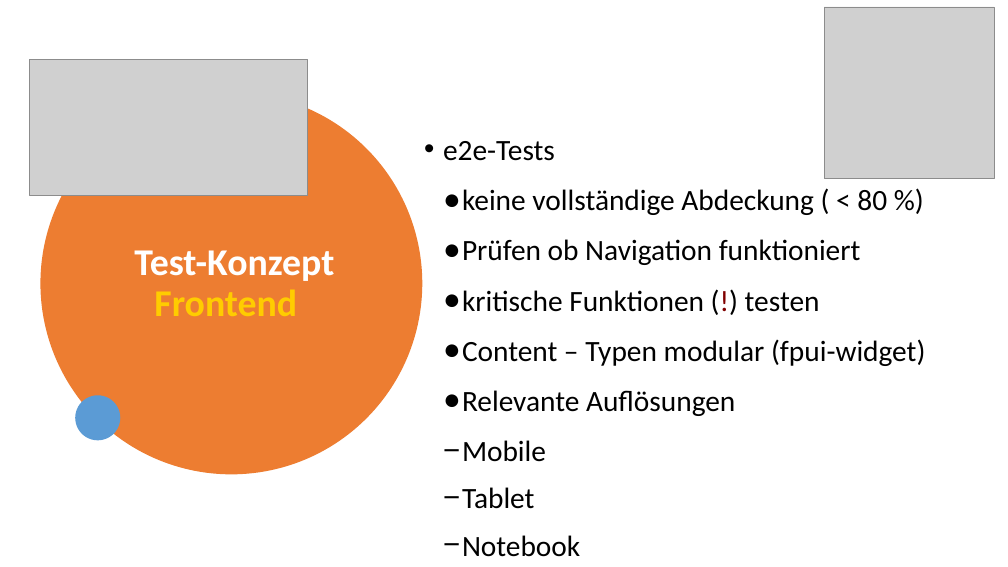
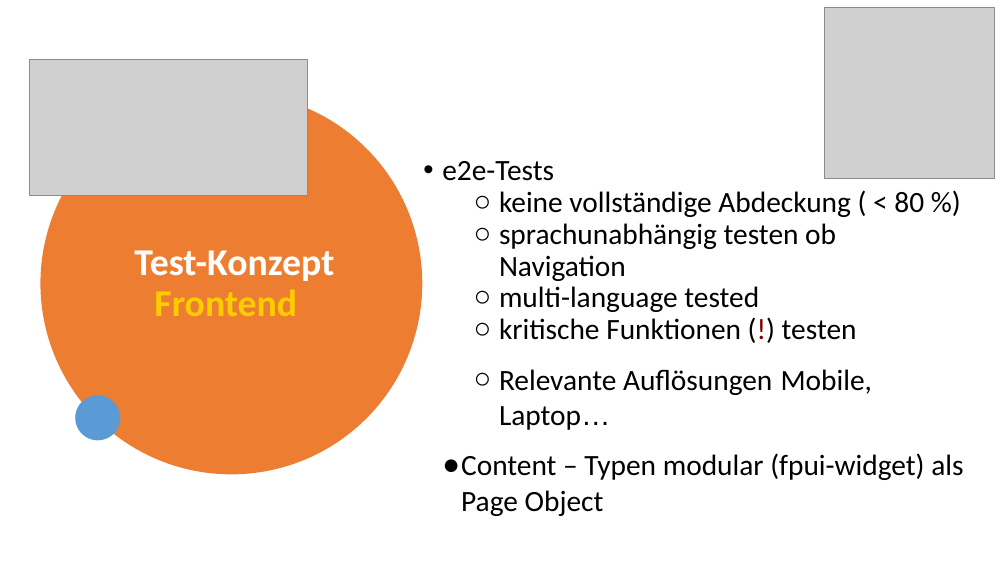
Before and after one commit to stephanlgloor-spec/PfPresentationFE, a slide deck: slide 1 of doc/Präsentation_SGLOOR.pptx. Drawn at 1008x567 pixels with LibreOffice and Linux fonts; fonts in the diff are those of the drawing; grey boxes stand for pictures. Boxes give left, top, right and bottom in pixels: in the first picture for what was removed or moved away, otherwise in the second. Text is boxed around its words. In the diff, an @@ line names an element or a change of style, - is before the commit and + after.

Commit message:
update präsentation

```diff
--- a/doc/Präsentation_SGLOOR.pptx
+++ b/doc/Präsentation_SGLOOR.pptx
@@ text "e2e-Tests": place and size @@
-text "e2e-Tests" at [443, 141, 925, 557]
+text "e2e-Tests" at [442, 161, 963, 516]
@@ text at [499, 191, 924, 340]: bullet ● to ○; list level 1 to 2 in "keine vollständige Abdeckung ( < ..."; line spacing 1 to 0.9; list level 1 to 2 in "kritische Funktionen (!) testen" @@
@@ text at [499, 223, 836, 312]: text changed @@
-● Prüfen ob Navigation funktioniert
+  ○ sprachunabhängig testen ob Navigation
+  ○ multi-language tested
@@ text at [461, 369, 963, 516]: text changed @@
-● Content – Typen modular (fpui-widget)
-● Relevante Auflösungen
-  − Mobile
-  − Tablet
-  − Notebook
-  − PC
+  ○ Relevante Auflösungen Mobile, Laptop…
+● Content – Typen modular (fpui-widget) als Page Object
```
Also in this commit, not shown: 1 other file.
